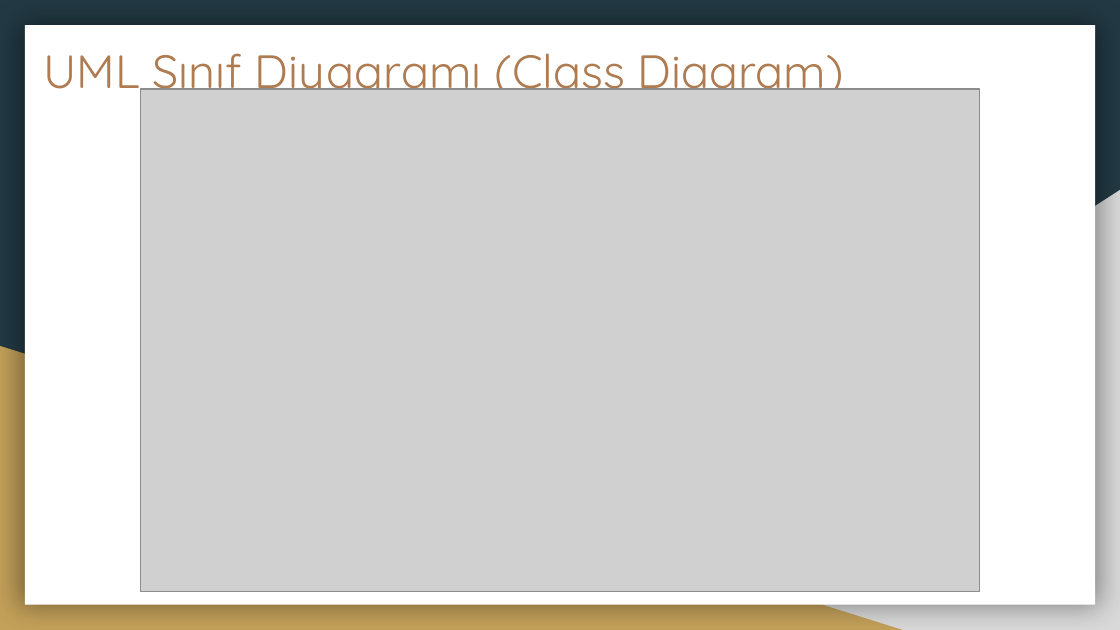
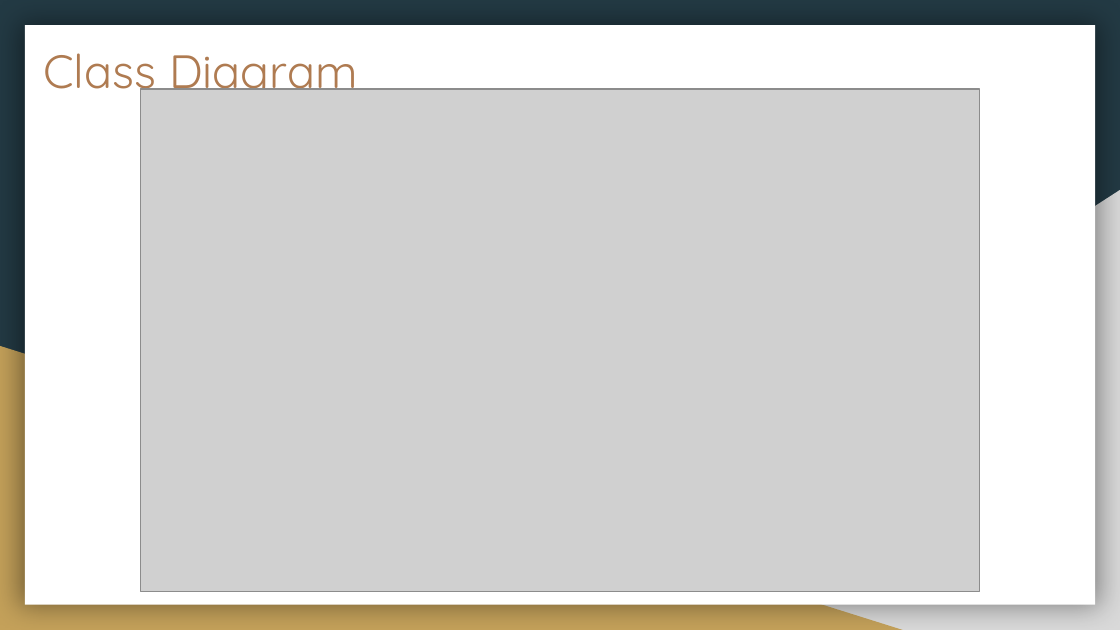
Before and after one commit to Mrtytt/SchoolNotes, a slide deck: slide 4 of 6_notes/YM/Project/Docs/Resume Ranker2 .pptx. Drawn at 1120x630 pixels with LibreOffice and Linux fonts; fonts in the diff are those of the drawing; grey boxes stand for pictures. Boxes give left, top, right and bottom in pixels: in the first picture for what was removed or moved away, otherwise in the second. Text is boxed around its words. In the diff, an @@ line names an element or a change of style, - is before the commit and + after.

```diff
--- a/6_notes/YM/Project/Docs/Resume Ranker2 .pptx
+++ b/6_notes/YM/Project/Docs/Resume Ranker2 .pptx
@@ title at bbox=[43, 53, 358, 100]: text changed @@
-UML Sınıf Diyagramı (Class Diagram)
+Class Diagram
```
Also in this commit, not shown: 2 other slides changed, 17 other files.
